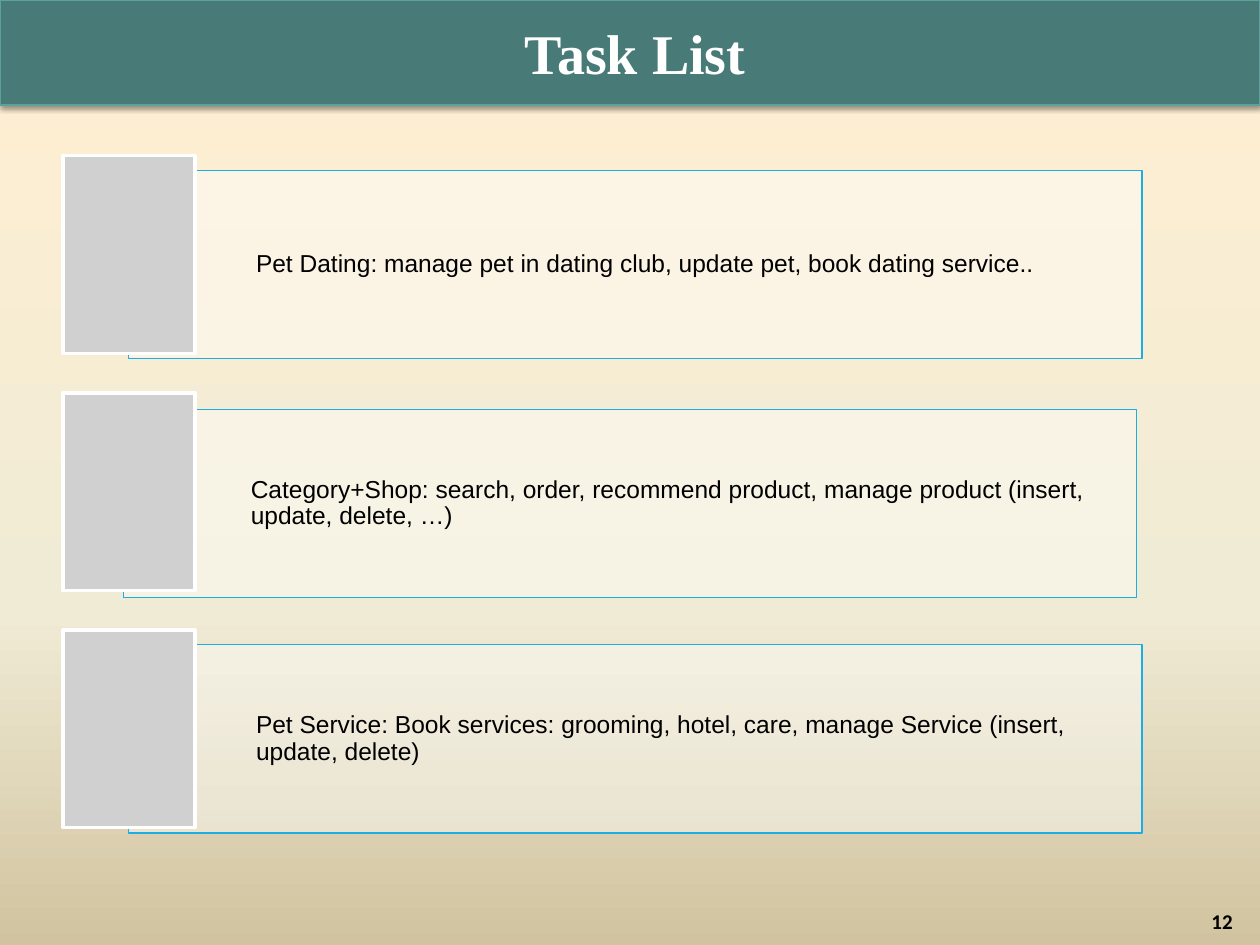
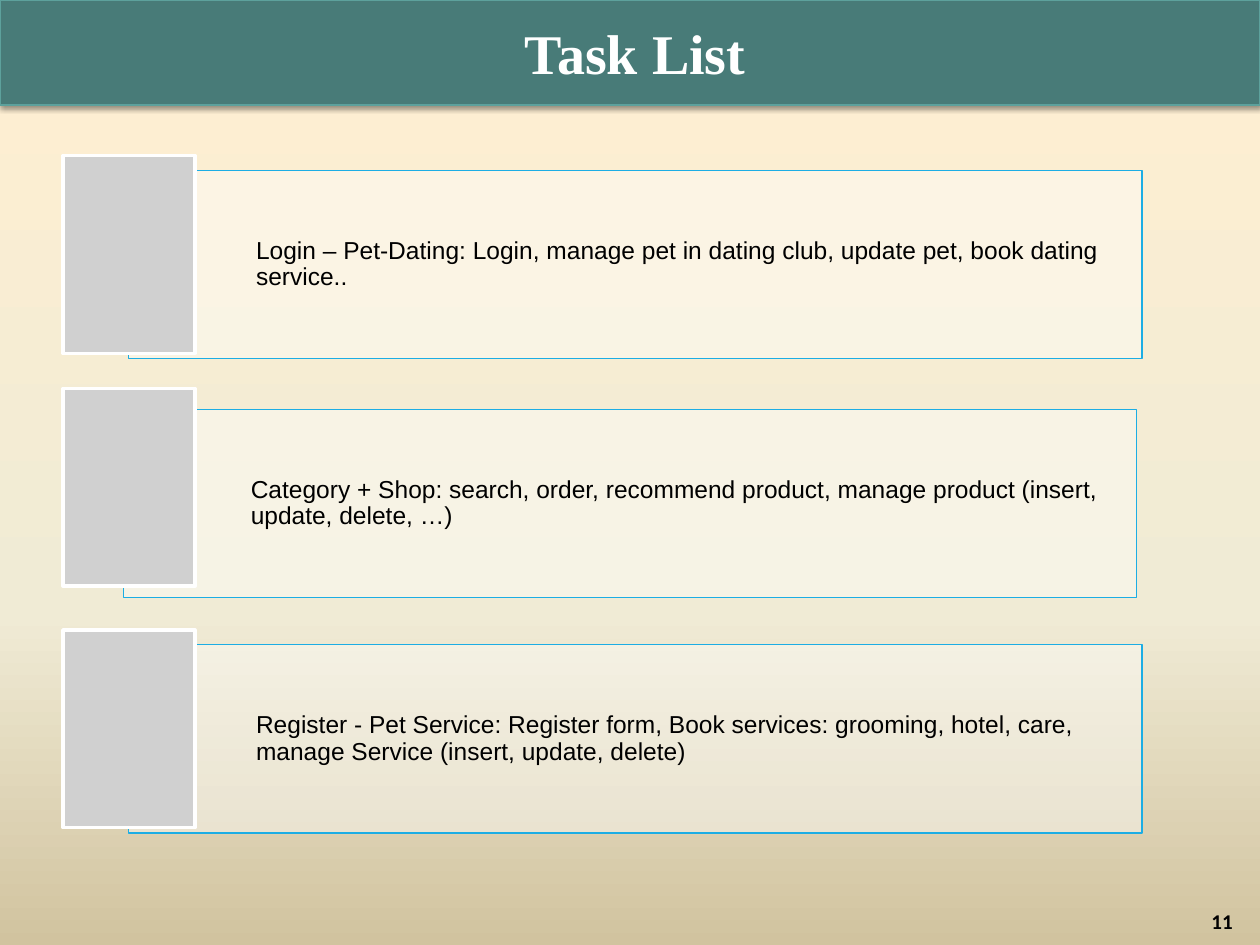
Before and after one commit to lety20391/Project4, a slide deck: slide 11 of G2_T11707E0_Project_Report.pptx (slide 12 before the commit). Drawn at 1260x945 pixels with LibreOffice and Linux fonts; fonts in the diff are those of the drawing; grey boxes stand for pictures; background and template pictures are left out. Boxes give left, top, right and bottom in pixels: in the first picture for what was removed or moved away, otherwise in the second. Text is boxed around its words. In the diff, an @@ line names an element or a change of style, - is before the commit and + after.

```diff
--- a/G2_T11707E0_Project_Report.pptx
+++ b/G2_T11707E0_Project_Report.pptx
@@ text at [256,241,1098,286]: text changed @@
-Pet Dating: manage pet in dating club, update pet, book dating service..
+Login – Pet-Dating: Login, manage pet in dating club, update pet, book dating service..
@@ picture: place and size @@
-picture at [63,393,195,591]
+picture at [63,388,195,586]
@@ text at [251,480,1097,529]: spaces changed @@
-Category+Shop: search, order, recommend product, manage product (insert, update, delete, …)
+Category + Shop: search, order, recommend product, manage product (insert, update, delete, …)
@@ text at [256,715,1073,765]: text changed @@
-Pet Service: Book services: grooming, hotel, care, manage Service (insert, update, delete)
+Register - Pet Service: Register form, Book services: grooming, hotel, care, manage Service (insert, update, delete)
@@ page number at [1211,915,1232,929]: text changed @@
-12
+11
```
Also in this commit, not shown: 5 other slides changed, 2 slides added, 3 slides removed, 4 other files.
